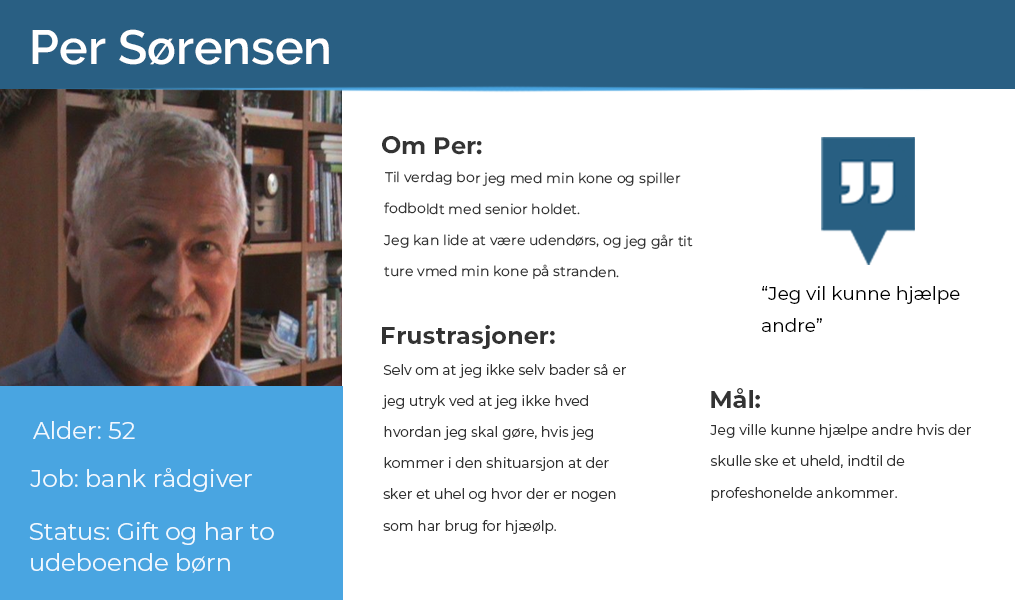
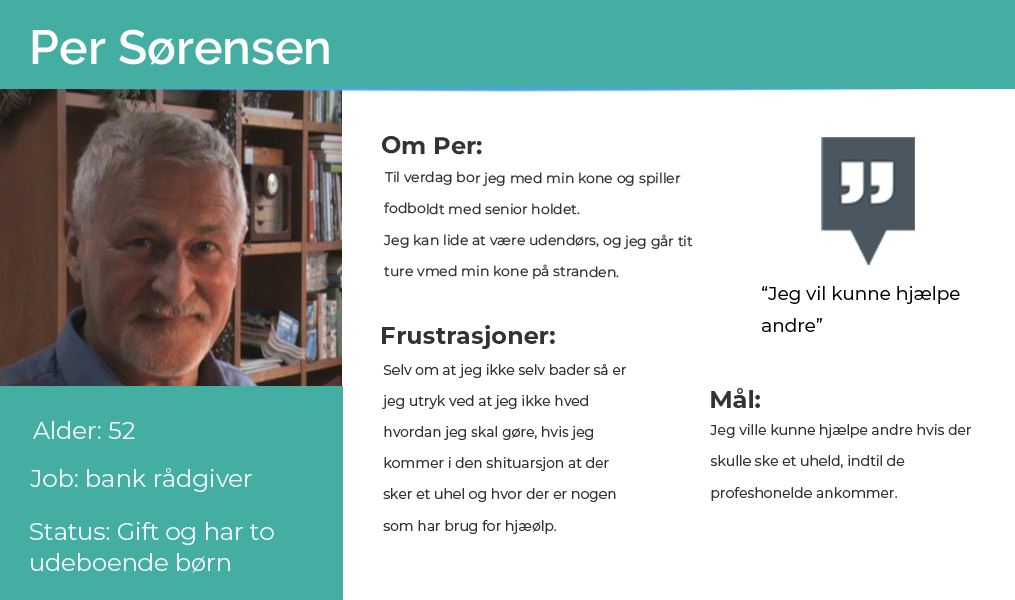
Layered file, before and after one edit (1015x600). Changes by layer:
painted on "Layer 8" over [821, 137, 915, 265]
painted on "Layer 1" over [0, 0, 1015, 89]
painted on "Layer 4" over [0, 386, 343, 600]
